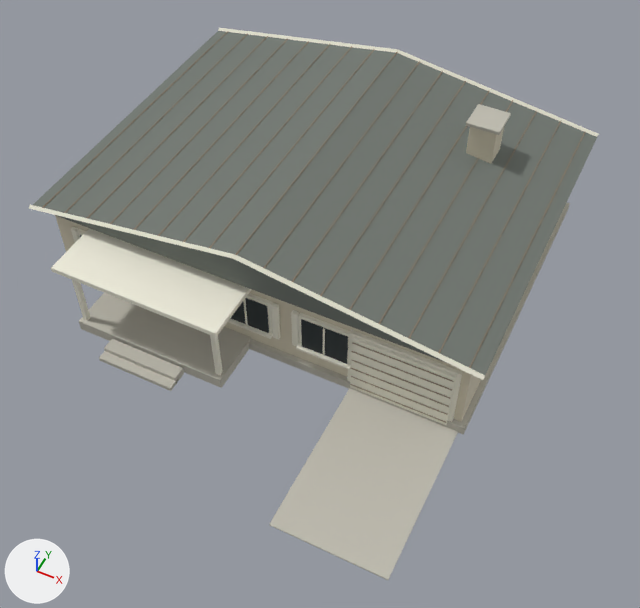
One commit to the Blender file assets/source/house-1.blend: the scene before it, then after it.
One viewpoint serves both versions: a 50 mm camera at (11.3, -23.1, 25.0) aimed at (1.8, -4.1, 1.2). Every picture has the same lights, and +X, +Y and +Z are marked at lower left. The first picture is the older version.

In view in the first picture: 'concrete', 'ivory', 'rubber', 'shingle', 'stucco', 'wood'.
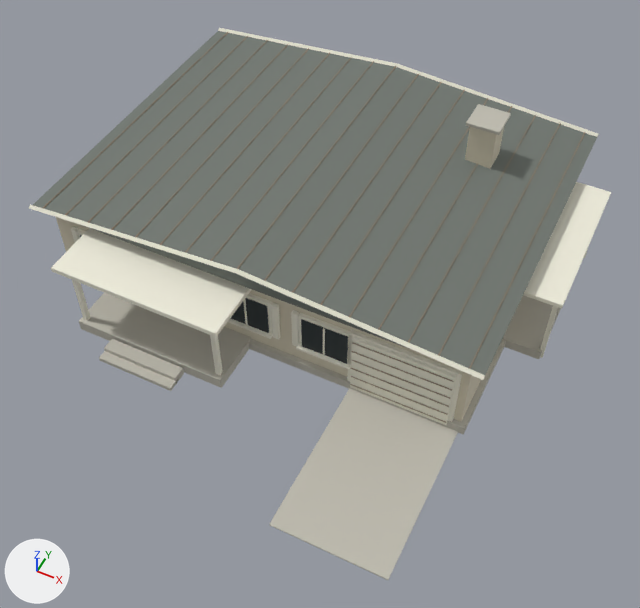
Where the newer file only moved an object's origin or applied its transform, the numbers keep the older frame.

What differs and where, as boxes (x1, y1, x2, y2) in the pictures (640 x 608 px; the box of a moved part takes in the faces that stretch with it):
'concrete', reshaped: before (79, 104, 570, 580); after (79, 104, 561, 580)
'ivory', reshaped: before (29, 28, 599, 425); after (29, 28, 611, 425)
'wood', moved: before (42, 31, 586, 423); after (43, 32, 585, 423)
part 1 of me_cube_056, added: after (503, 295, 561, 359)
part 2 of me_gable_001, moved or reshaped: (35, 31, 594, 372) in both
part 3 of me_cone_004, added: after (540, 306, 558, 358)
part 4 of me_cone_004, moved or reshaped: before (29, 205, 485, 380); after (29, 182, 611, 380)
part 5 of me_cone_004, moved or reshaped: before (218, 28, 599, 137); after (218, 28, 598, 137)

Patch to the scene script:
```diff
--- a/assets/source/house-1.blend.py
+++ b/assets/source/house-1.blend.py
@@ me_cube_056 @@
 # used by ob_concrete; location = (0.0, 0.0, 0.18)
-me_cube_056.from_pydata(...)  # 48 vertices, 36 faces; spans x -8.2..8.2, y -12.0..6.2, z -0.2..5.5
+me_cube_056.from_pydata(...)  # 56 vertices, 42 faces; spans x -8.2..9.5, y -12.0..6.2, z -0.2..5.5
+# me_cube_056 part 1: a new loose piece, a box spanning x 7.5..9.5, y -2.0..4.0, z -0.18..0.22, in mat_concrete (light grey #bfbcaf)
 me_cube_056.materials.append(mat_concrete)
@@ me_gable_001 @@
 # used by ob_shingle; location = (0.0, 0.0, 0.0)
-me_gable_001.from_pydata(...)  # 6 vertices, 4 faces; spans x -8.5..8.5, y -6.5..6.5, z 3.7..5.0
+me_gable_001.from_pydata(...)  # 6 vertices, 4 faces; spans x -8.5..8.5, y -6.5..6.5, z 3.7..4.3
+# me_gable_001 part 2: the whole mesh is scaled about its middle by (1, 1, 0.5), then moved by (0.0, 0.0, -0.3)
 me_gable_001.materials.append(mat_shingle)
@@ me_cone_004 @@
 # used by ob_ivory; location = (-4.25, -6.53, 4.35); rotation_euler = (1.419, 0.0, 1.571), in degrees (81, 0, 90)
-me_cone_004.from_pydata(...)  # 248 vertices, 198 faces; spans x -1.9..13.2, y -6.0..0.1, z -4.3..12.5
+me_cone_004.from_pydata(...)  # 272 vertices, 216 faces; spans x -1.9..13.2, y -6.4..0.1, z -4.3..13.7
+# me_cone_004 part 3: the loose piece of 8 vertices spanning x 0.3..0.4, y -4.1..-2.7, z 6.7..6.9 is copied, and the copy is scaled about its middle by (2.67, 2.14, 2.19), then moved by (4.4, -1.5, 6.3); it spans x 4.6..4.8, y -6.4..-3.4, z 12.9..13.5
+# me_cone_004 part 4: 10 vertices moved from x -0.1..0.4, y -4.1..0.1, z 4.3..6.9 to x -0.1..0.3, y -4.1..-0.5, z 4.2..6.9; 8 vertices added at x 4.4..10.7, y -3.4..-2.9, z 11.2..13.7
+# me_cone_004 part 5: 8 vertices moved from x 13.0..13.2, y -0.1..0.1, z 4.3 to x 13.0..13.2, y -0.7..-0.5, z 4.2
+# other edits to the shape of me_cone_004 do not show in these pictures
 me_cone_004.materials.append(mat_ivory)
@@ ob_wood @@
 ob_wood = bpy.data.objects.new('wood', me_cube_058)
-ob_wood.location = (-8.0, 0.0, 3.79)
+ob_wood.location = (-8.0, 0.0, 3.75)
```
